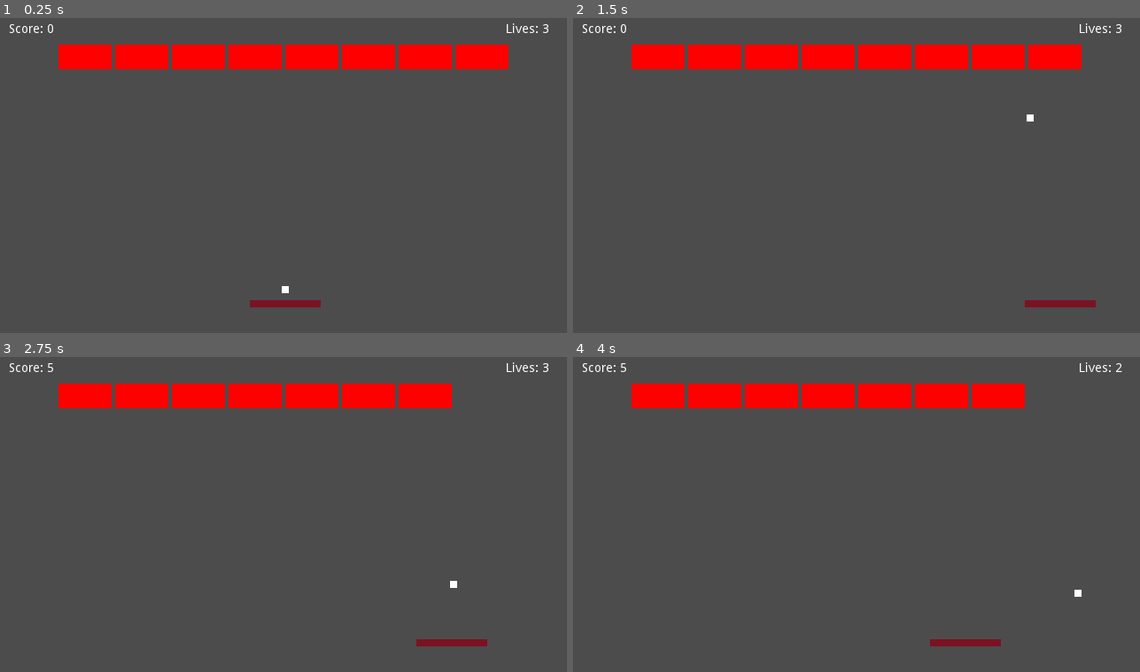
Above: before the commit, frames 1-4 (two rows, left to right).
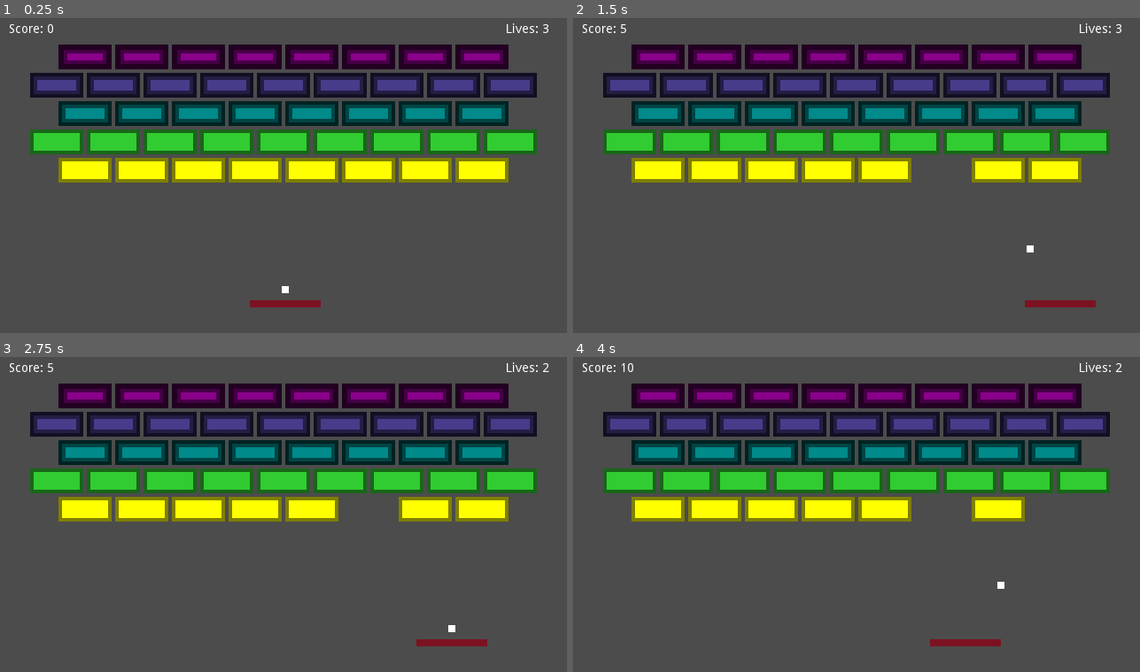
Above: after the commit, the same moments.

Repository: Boyquotes/godot-bricks
Game: Godot game, scene res://levels/World.tscn
The game is run twice, just before and just after one commit, with the same random seed, the same clock (stepped at 60 frames per second) and the same inputs.
Inputs:
- Up to frame 1 (0.25 s): no input
- Up to frame 2 (1.5 s): tap Enter (ui_accept) at 0.5, 0.77 s; hold Right (ui_right) 0.53-1.28 s; hold Left (ui_left) from 1.28 s (still down)
- Up to frame 3 (2.75 s): tap Enter (ui_accept) at 1.52 s; release Left (ui_left) at 2.03 s; hold Right (ui_right) from 2.03 s (still down)
- Up to frame 4 (4 s): tap Enter (ui_accept) at 3.02, 3.77 s; release Right (ui_right) at 3.53 s; hold Left (ui_left) from 3.53 s (still down)

The runs differ from the first frame. In frame 1, 31% of the frame differs, in the area x 5-95%, y 8-53%; in frame 2, 30%; in frame 3, 30%; in frame 4, 30%.

Commit message:
Adding patterns to brick textures
Pattern is chosen by no. lives remaining so game could probably be
played in grayscale now.  Colour of brick is chosen by their row number
so does not express any information by itself

Close #4

Diff:
--- a/levels/World.gd
+++ b/levels/World.gd
@@ -9,11 +9,11 @@
 const BRICK_SCALE = 2
 
 const levels = [
-  [[1,1,1,1,1,1,1,1], [], [], [], []],
-  [[2,2,2,2,2,2,2,2], [1,1,1,1,1,1,1,1,1], [], [], []],
-  [[3,3,3,3,3,3,3,3], [2,2,2,2,2,2,2,2,2], [1,1,1,1,1,1,1,1], [], []],
-  [[4,4,4,4,4,4,4,4], [3,3,3,3,3,3,3,3,3], [2,2,2,2,2,2,2,2], [1,1,1,1,1,1,1,1,1], []],
-  [[5,5,5,5,5,5,5,5], [4,4,4,4,4,4,4,4,4], [3,3,3,3,3,3,3,3], [2,2,2,2,2,2,2,2,2], [1,1,1,1,1,1,1,1]],
+#  [[1,1,1,1,1,1,1,1], [], [], [], []],
+#  [[2,2,2,2,2,2,2,2], [1,1,1,1,1,1,1,1,1], [], [], []],
+#  [[3,3,3,3,3,3,3,3], [2,2,2,2,2,2,2,2,2], [1,1,1,1,1,1,1,1], [], []],
+#  [[3,3,3,3,3,3,3,3], [2,2,2,2,2,2,2,2,2], [1,1,1,1,1,1,1,1], [1,1,1,1,1,1,1,1,1], []],
+  [[3,3,3,3,3,3,3,3], [2,2,2,2,2,2,2,2,2], [2,2,2,2,2,2,2,2], [1,1,1,1,1,1,1,1,1], [1,1,1,1,1,1,1,1]],
 ]
 
 func _ready():
@@ -49,6 +49,7 @@
       if level[i][j] > 0:
         var brick = brick_scene.instance()
         brick.lives = level[i][j]
+        brick.row = i
         brick.set_scale(Vector2(1 * BRICK_SCALE, 1 * BRICK_SCALE))
         # get the brick dimensions on the first pass
         if first:
--- a/objects/Brick.gd
+++ b/objects/Brick.gd
@@ -3,12 +3,13 @@
 signal broke
 
 export (int) var lives = 1
+export (int) var row = 1
 const colours = {
-  1: "red",
-  2: "orange",
-  3: "yellow",
-  4: "limegreen",
-  5: "green"
+  0: "darkmagenta",
+  1: "darkslateblue",
+  2: "darkcyan",
+  3: "limegreen",
+  4: "yellow"
 }
 
 # Called when the node enters the scene tree for the first time.
@@ -16,7 +17,8 @@
   set_colour()
 
 func set_colour():
-  $Sprite.modulate = ColorN(colours[lives])
+  $AnimatedSprite.modulate = ColorN(colours[row])
+  $AnimatedSprite.frame = lives - 1
 
 func hit():
   lives -= 1
--- a/objects/Brick.tscn
+++ b/objects/Brick.tscn
@@ -1,9 +1,19 @@
-[gd_scene load_steps=4 format=2]
+[gd_scene load_steps=7 format=2]
 
 [ext_resource path="res://objects/Brick.gd" type="Script" id=1]
-[ext_resource path="res://assets/textures/sprites/brick.png" type="Texture" id=2]
+[ext_resource path="res://assets/textures/sprites/brick2.png" type="Texture" id=2]
+[ext_resource path="res://assets/textures/sprites/brick3.png" type="Texture" id=3]
+[ext_resource path="res://assets/textures/sprites/brick4.png" type="Texture" id=4]
 
-[sub_resource type="RectangleShape2D" id=1]
+[sub_resource type="SpriteFrames" id=1]
+animations = [ {
+"frames": [ ExtResource( 2 ), ExtResource( 3 ), ExtResource( 4 ) ],
+"loop": true,
+"name": "default",
+"speed": 0.0
+} ]
+
+[sub_resource type="RectangleShape2D" id=2]
 extents = Vector2( 15, 7 )
 
 [node name="Brick" type="StaticBody2D" groups=[
@@ -16,8 +26,12 @@
 }
 
 [node name="Sprite" type="Sprite" parent="."]
+visible = false
 texture = ExtResource( 2 )
+
+[node name="AnimatedSprite" type="AnimatedSprite" parent="."]
+frames = SubResource( 1 )
 
 [node name="Collision" type="CollisionShape2D" parent="."]
 visible = false
-shape = SubResource( 1 )
+shape = SubResource( 2 )
--- a/project.godot
+++ b/project.godot
@@ -23,6 +23,29 @@
 
 window/size/width=640
 window/size/height=360
+
+[importer_defaults]
+
+texture={
+"compress/bptc_ldr": 0,
+"compress/hdr_mode": 0,
+"compress/lossy_quality": 0.7,
+"compress/mode": 0,
+"compress/normal_map": 0,
+"detect_3d": false,
+"flags/anisotropic": false,
+"flags/filter": false,
+"flags/mipmaps": false,
+"flags/repeat": 0,
+"flags/srgb": 2,
+"process/HDR_as_SRGB": false,
+"process/fix_alpha_border": true,
+"process/invert_color": false,
+"process/premult_alpha": false,
+"size_limit": 0,
+"stream": false,
+"svg/scale": 1.0
+}
 
 [input]
 
Binary file removed: assets/textures/sprites/brick.png
Binary file added: assets/textures/sprites/brick2.png
Not shown, changed: assets/textures/sprites/brick2.png.import
Binary file added: assets/textures/sprites/brick3.png
Not shown, added: assets/textures/sprites/brick3.png.import
Binary file added: assets/textures/sprites/brick4.png
Not shown, added: assets/textures/sprites/brick4.png.import
